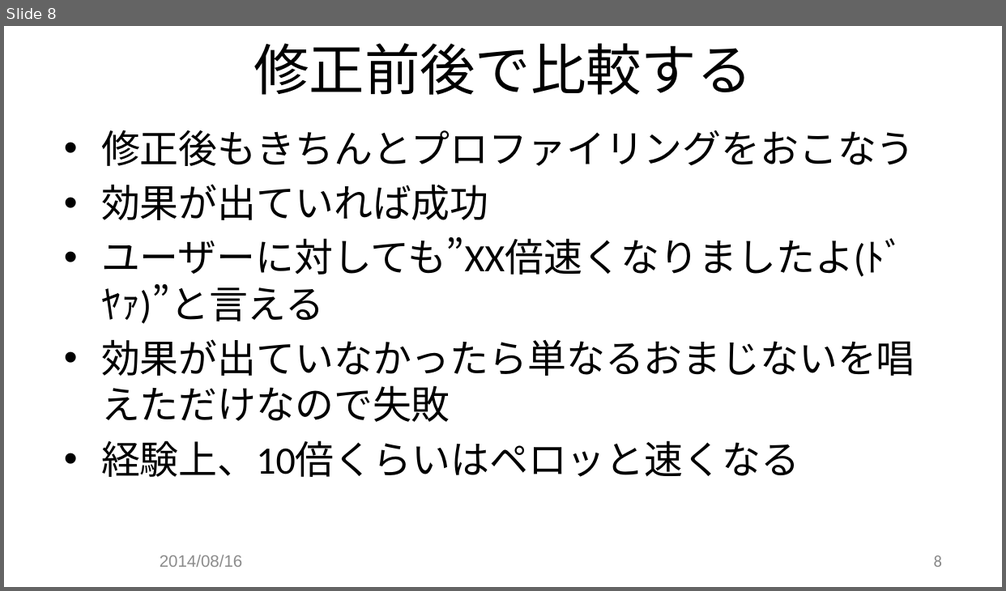
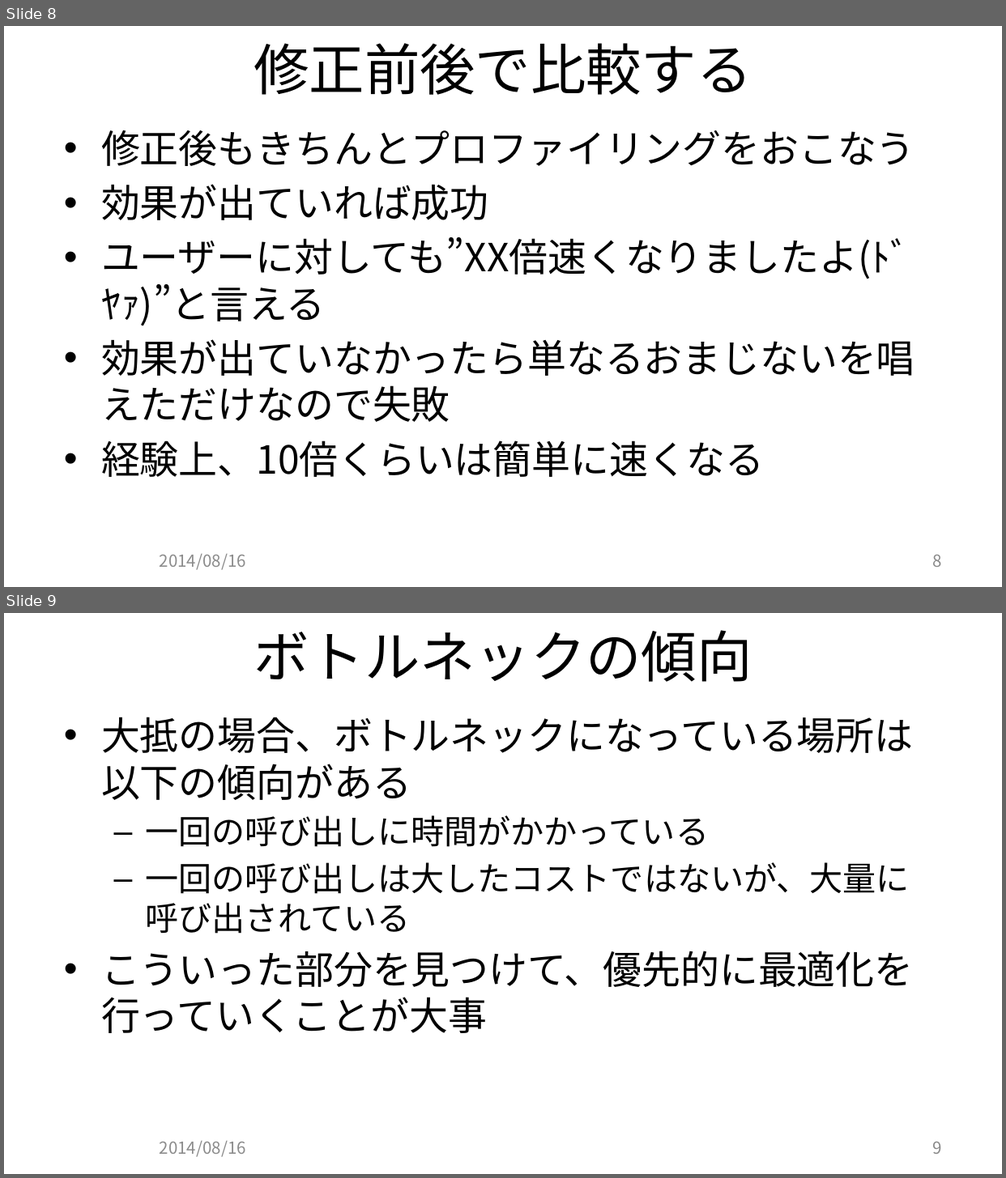
Before and after one commit to JCGS/CEDEC2014, a slide deck: chiyama/2014cedec_chiyama.pptx. Shown one above the other, each under a label of ours: slide 8 before the commit, slides 8 and 9 after it. The pictures are 1006x591 and 1006x1178 pixels, drawn with LibreOffice and Linux fonts; fonts in the diff are those of the drawing; background and template pictures are left out. Boxes give left, top, right and bottom in pixels: in the first picture for what was removed or moved away, otherwise in the second. Text is boxed around its words. In the diff, an @@ line names an element or a change of style, - is before the commit and + after.

Commit message:
ボトルネック周りの記述を追加

```diff
--- a/chiyama/2014cedec_chiyama.pptx
+++ b/chiyama/2014cedec_chiyama.pptx
@@ slide 9 added at <box>4,613,1002,1174</box>, background picture (left out) @@
@@ title added at <box>253,630,752,682</box>, 40 pt, text #000000 @@
+ボトルネックの傾向
@@ text added at <box>101,717,913,1033</box>, 28 pt, text #000000 @@
+• 大抵の場合、ボトルネックになっている場所は以下の傾向がある
+  – 一回の呼び出しに時間がかかっている
+  – 一回の呼び出しは大したコストではないが、大量に呼び出されている
+• こういった部分を見つけて、優先的に最適化を行っていくことが大事
@@ text added at <box>160,1141,246,1157</box>, 12 pt, text #8C8C8C @@
+2014/08/16
@@ page number added at <box>933,1142,942,1154</box>, 12 pt, text #898989 @@
+9
@@ slide 8 changed as well @@
@@ text at <box>101,130,915,422</box>: font Calibri to Noto Sans CJK JP in "修正後もきちんとプロファイリングをおこなう", "効果が出ていれば成功", "ユーザーに対しても”XX倍速くなりましたよ(ﾄﾞﾔｧ)”と言える", "効果が出ていなかったら単なるおまじないを唱えただけなので失敗" @@
@@ text at <box>101,441,765,477</box>: text changed; font Calibri to Noto Sans CJK JP @@
-• 経験上、10倍くらいはペロッと速くなる
+• 経験上、10倍くらいは簡単に速くなる
@@ text "2014/08/16" at <box>160,554,246,570</box>: font Arial to Noto Sans CJK JP @@
@@ page number at <box>933,555,942,567</box>: font Calibri to Noto Sans CJK JP @@
```
Also in this commit, not shown: 9 other slides changed, 1 other slide added.
